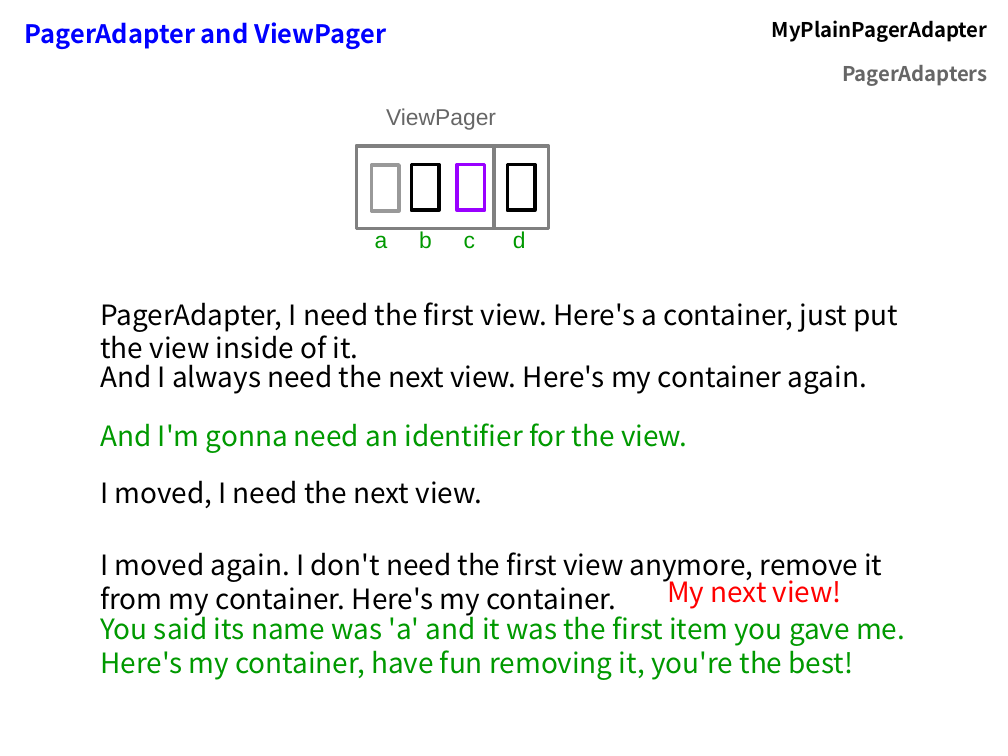
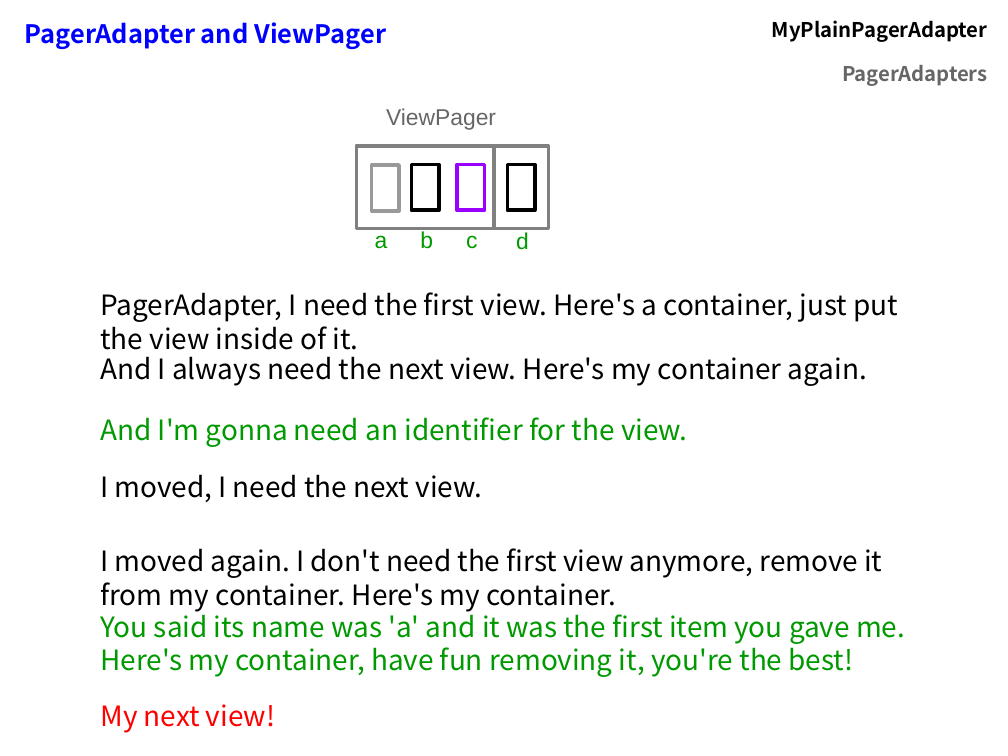
Before and after one commit to flocela/PagerAdaptersHandouts, a slide deck: slide 12 of PagerAdapterPresentation.odp (slide 10 before the commit). Drawn at 1008x756 pixels with LibreOffice and Linux fonts; fonts in the diff are those of the drawing. Boxes give left, top, right and bottom in pixels: in the first picture for what was removed or moved away, otherwise in the second. Text is boxed around its words. In the diff, an @@ line names an element or a change of style, - is before the commit and + after.

```diff
--- a/PagerAdapterPresentation.odp
+++ b/PagerAdapterPresentation.odp
@@ text removed at box(375, 231, 526, 249) @@
-a b c d
@@ text added at box(420, 231, 433, 249), 18 pt, text #009900 @@
+b
@@ text added at box(466, 235, 477, 249), 18 pt, text #009900 @@
+c
@@ text added at box(516, 232, 529, 250), 18 pt, text #009900 @@
+d
@@ text "PagerAdapter, I need the first ..." rewrapped from box(100, 302, 898, 365) to box(100, 292, 898, 350) @@
@@ text "And I always need the ...": place and size @@
-text "And I always need the ..." at box(100, 364, 867, 394)
+text "And I always need the ..." at box(100, 356, 867, 386)
@@ 3 texts: place and size @@
-3 texts at box(100, 423, 882, 616)
+3 texts at box(100, 417, 882, 612)
@@ text "My next view!" rewrapped from box(667, 574, 842, 609) to box(100, 704, 275, 733) @@
```
Also in this commit, not shown: 9 other slides changed, 8 slides added, 1 slide removed, 1 other file.
